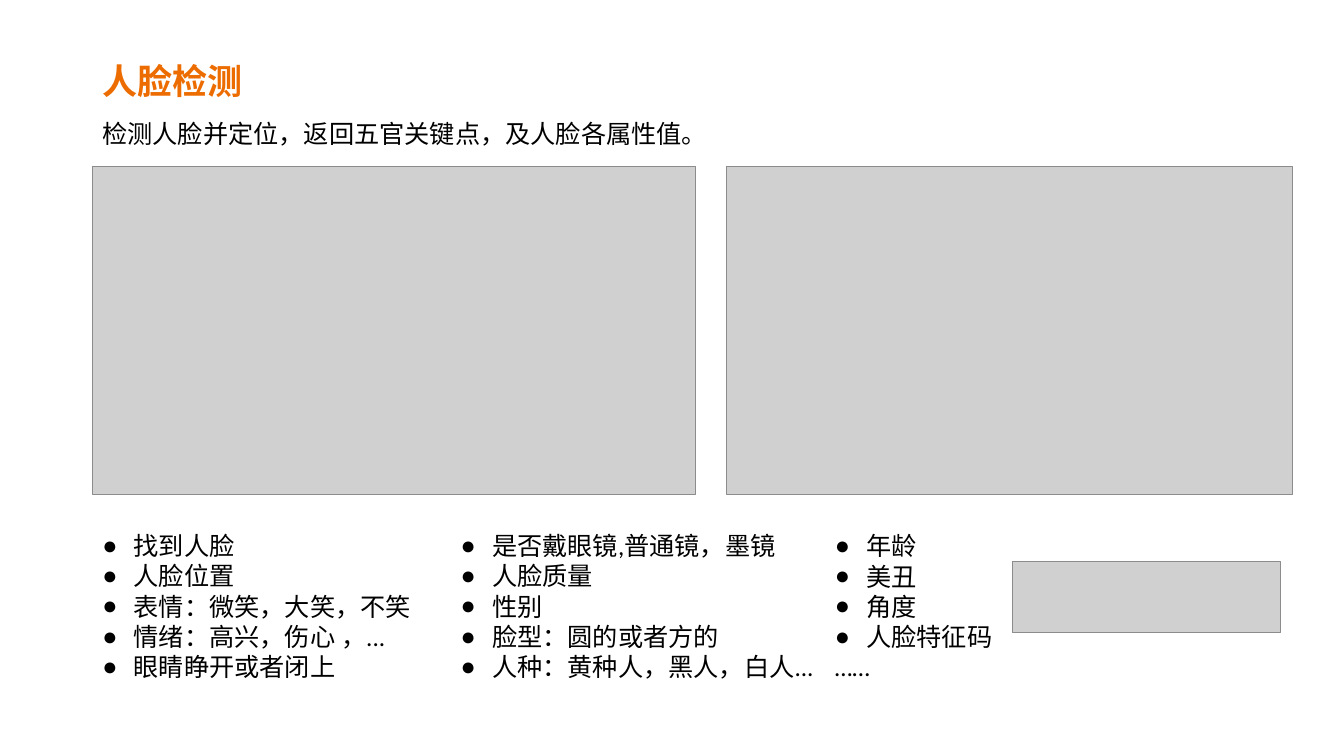
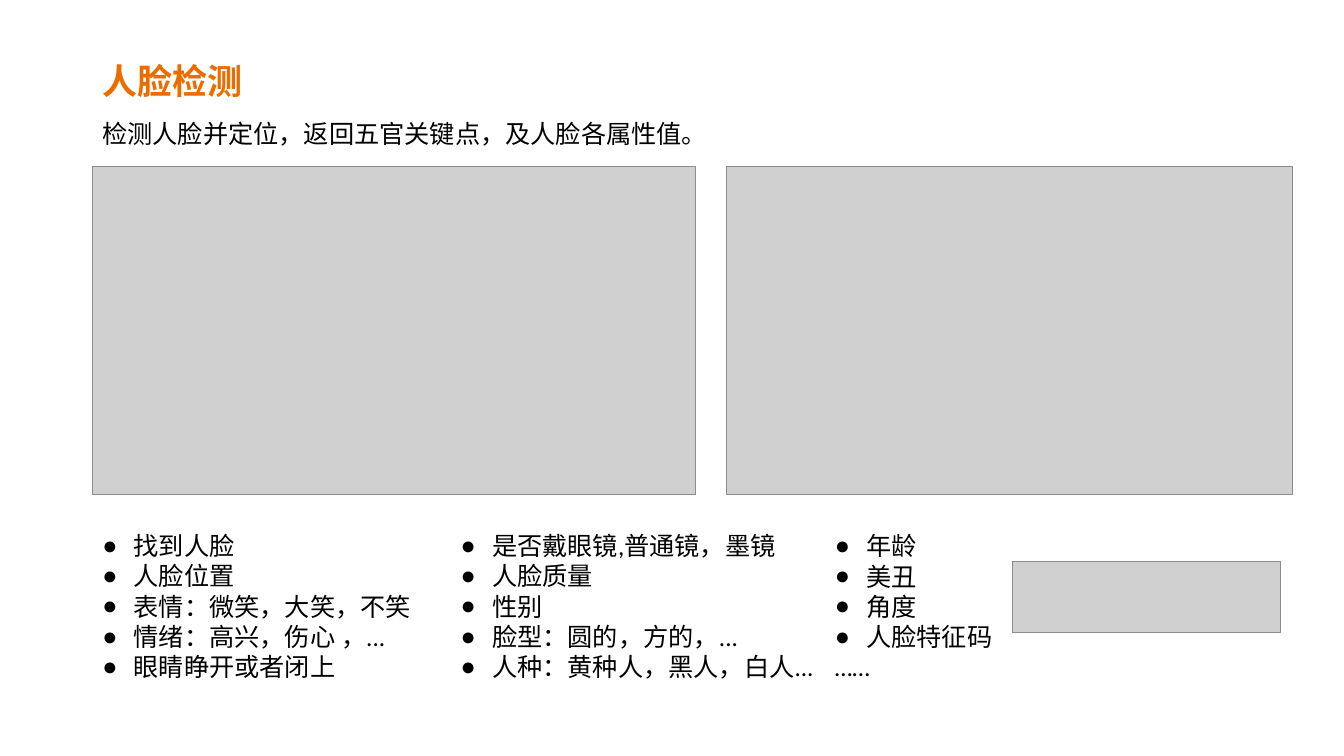
Before and after one commit to XiuyeXYE/BaiDuAI, a slide deck: slide 6 of BaiduAI.pptx. Drawn at 1344x756 pixels with LibreOffice and Linux fonts; fonts in the diff are those of the drawing; grey boxes stand for pictures; background and template pictures are left out. Boxes give left, top, right and bottom in pixels: in the first picture for what was removed or moved away, otherwise in the second. Text is boxed around its words. In the diff, an @@ line names an element or a change of style, - is before the commit and + after.

```diff
--- a/BaiduAI.pptx
+++ b/BaiduAI.pptx
@@ text at [492, 624, 738, 649]: text changed @@
-● 脸型：圆的或者方的
+● 脸型：圆的，方的，...
```
Also in this commit, not shown: 4 other slides changed, 6 other files.
